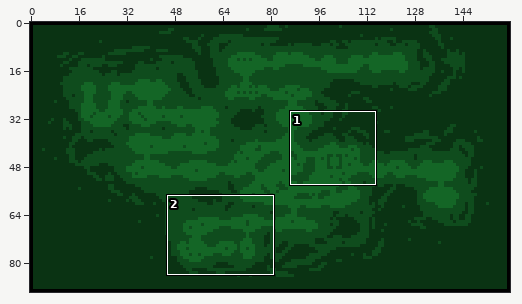
Edited in one commit: sprite sheet (sprites/spr_map_level/969d37bc-b62f-4369-901e-1726fbced4a9.png). The first picture is a wide view before the edit; the outline marks the close-up.
Close-up. Before:
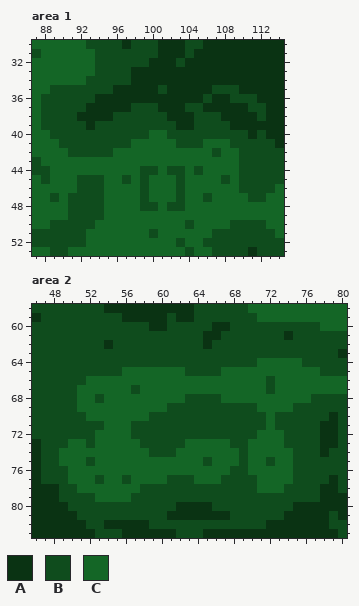
The file is 160x90 pixels. Shown: area 1: x 87..114, y 30..53; area 2: x 46..80, y 58..83.
Palette (. is transparent): A #0a3313  B #0f4c1d  C #146626
Pixels before, area 1, first column x 87:
30 CCCCCCBBBBABBBAAABBAAAAAAAAA
31 BCCCCCCBBBBBBBAAABAAAAAAAAAA
32 CCCCCCCBBBBBBAAABAAAAAAAAAAA
33 CCCCCCCBBBBAAAAAAAAAAAAAAAAA
34 CCCCCCBBBBBAAAAAAAAAAAAAAAAA
35 CCBBBBBBBAAAAABAAAAABBBAAAAA
36 CBBBBBBAAAAAAAAAAAABAABBBAAA
37 CBBBBBAAAAABBBAAABBAAAAABBAA
38 CBBBBAAAABBBBBBAAABBBAAAABAA
39 CBBBBBABBBBBBBBBAABBBBAAAAAA
40 CCBBBBBBBBBBBCCBBBBBBBBBABAA
41 CCCBBBBBBBBCCCCCBBBCCCBBBBBA
42 CCCCBBBBBCCCCCCCCCCCBCCBBBBB
43 BCCCCCCCCCCCCCCCCCCCCCCBBBBB
44 BBCCCCCCCCCCBBCBBCBCCCCBBBBB
45 CBCCCBBBCCBCBCCCBCCCCBCBBBBB
46 CCCCCBBBCCCCBCCCBCCCCCCBBBBC
47 CCBCBBBBCCCCBCCCBCCBCCCCBBCC
48 CCCCBBBBCCCCBBCBBCCCCCCCCCCC
49 CCCCBBBBCCCCCCCCCCCCCCCCCCCC
50 CCBBBBBCCCCCCCCCCBCCCCBBBBCC
51 BBBBBBCCCCCCCBCCCCCCBBBBBBBC
52 BBBBBBCCCCCCCCCCBCCBBBBBBBBB
53 CCBBCCCCCCCCCCCCCBCCBBBBABBB
Pixels before, area 2, first column x 46:
58 BBBBBBBBAAAAAAAAAABBBBBBCCCCCCCCCCC
59 ABBBBBBBBBAAAAABAABBBBBBBCCCCCCCCCC
60 BBBBBBBBBBBBBAABBBBBAABBBBBBBBBBCCC
61 BBBBBBBBBBBBBBBBBBBAABBBBBBBABBBBBB
62 BBBBBBBBABBBBBBBBBBABBBBBBBBBBBBBBB
63 BBBBBBBBBBBBBBBBBBBBBBBBBBBBBBBBBBA
64 BBBBBBBBBBBBBBBBBBBBBBBBBCCCCCBBBBB
65 BBBBBBBBBBCCCCCCCBBBBCCCCCCCCCCCBBB
66 BBBBBBCCCCCCCCCCCCCCCCCCCCBCCCCCCCC
67 BBBBBCCCCCCBCCCCCCCCCCCCCCBCCCCCCCC
68 BBBBBCCBCCCCCCCCCBBBBCCCCCCCCCCBBBB
69 BBBBBCCCCCCCCCCBBBBBBBBBBCCCCBBBBBB
70 BBBBBBCCCCCCCBBBBBBBBBBBBBCBBBBBBAB
71 BBBBBBBBCCCBBBBBBBBBBBBBBBCBBBBBAAB
72 BBBBBBBCCCCBBBBBBBBBBBBBBCCCBBBBAAB
73 ABBBCCBCCCCCBBBBBCCCCCBBCCCCBBBBAAB
74 ABBCCCCCCCCCCBBBCCCCCCCBCCCCCBBBABB
75 ABBCCCBCCCCCCCCCCCCBCCCBCCBCCBBBBBB
76 ABBBCCCCCCCCCCCCCCCCCCBBCCCCCBBBBBB
77 ABBBCCCBCCBCCCCBBBCCCBBBBCCCCBBBBAB
78 AAABBCCCCCCCBBBBBBBBBBBBBCCCBBBBAAB
79 AAABBBBCCCCBBBBBBBBBBBBBBBBBBBBBAAA
80 AAAABBBBBBBBBBBBAAAABBBBBBBBBAAAAAA
81 AAAAABBBBBBBBBBAAAAAAABBBBBBAAAAABA
82 AAAAAABBAAAAABBBBBBBBBBBBBAAAAAAABB
83 AAAAAAABBBAAAAAABBBAAAAAAAAAAAAAAAB
The result:
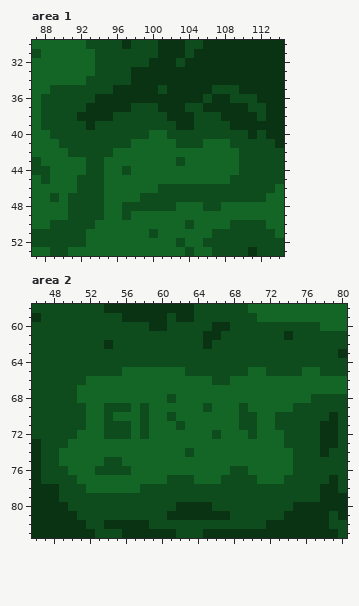
The exact change:
Area 1:
y 42: x 107 B -> C
y 43: x 93..94 CC -> BB; x 103 C -> B
y 44: x 93..94 CC -> BB; x 97 C -> B; x 99..100 BB -> CC; x 102..103 BB -> CC; x 105 B -> C
y 45: x 97 B -> C; x 99 B -> C; x 103 B -> C; x 108..109 BC -> CB
y 46: x 99 B -> C; x 101..102 CC -> BB; x 104..109 CCCCCC -> BBBBBB
y 47: x 100..102 CCC -> BBB; x 104..105 CC -> BB; x 107..110 CCCC -> BBBB
y 48: x 97..98 CC -> BB; x 101 C -> B; x 103 B -> C; x 106..107 CC -> BB
y 49: x 97 C -> B
Area 2:
y 64: x 71..75 CCCCC -> BBBBB
y 65: x 67..69 CCC -> BBB; x 72..75 CCCC -> BBBB
y 66: x 66..67 CC -> BB; x 72 B -> C
y 67: x 57 B -> C; x 72 B -> C
y 68: x 53 B -> C; x 61 C -> B; x 63..66 BBBB -> CCCC
y 69: x 51 C -> B; x 54..56 CCC -> BBB; x 58 C -> B; x 61..64 BBBB -> CCCC; x 66..68 BBB -> CCC; x 70 B -> C
y 70: x 54 C -> B; x 58..60 CBB -> BCC; x 62..68 BBBBBBB -> CCCCCCC; x 71 B -> C
y 71: x 52..57 BBCCCB -> CCBBBC; x 59..61 BBB -> CCC; x 63..68 BBBBBB -> CCCCCC; x 71 B -> C
y 72: x 51..52 BB -> CC; x 54..57 CCCB -> BBBC; x 59..65 BBBBBBB -> CCCCCCC; x 67..69 BBB -> CCC
y 73: x 52 B -> C; x 58..62 BBBBB -> CCCCC; x 68..69 BB -> CC
y 74: x 59..61 BBB -> CCC; x 63 C -> B; x 69 B -> C
y 75: x 52 B -> C; x 54..55 CC -> BB; x 65 B -> C; x 69 B -> C; x 72 B -> C
y 76: x 53..56 CCCC -> BBBB
y 77: x 50 C -> B; x 53 B -> C; x 56 B -> C; x 74 C -> B
y 78: x 51 C -> B; x 71..73 CCC -> BBB
y 79: x 53..56 CCCC -> BBBB
Changed places in both close-ups, as pixel boxes (x1, y1, x2, y2):
changed: (86, 148, 248, 220)
changed: (68, 358, 302, 502)
